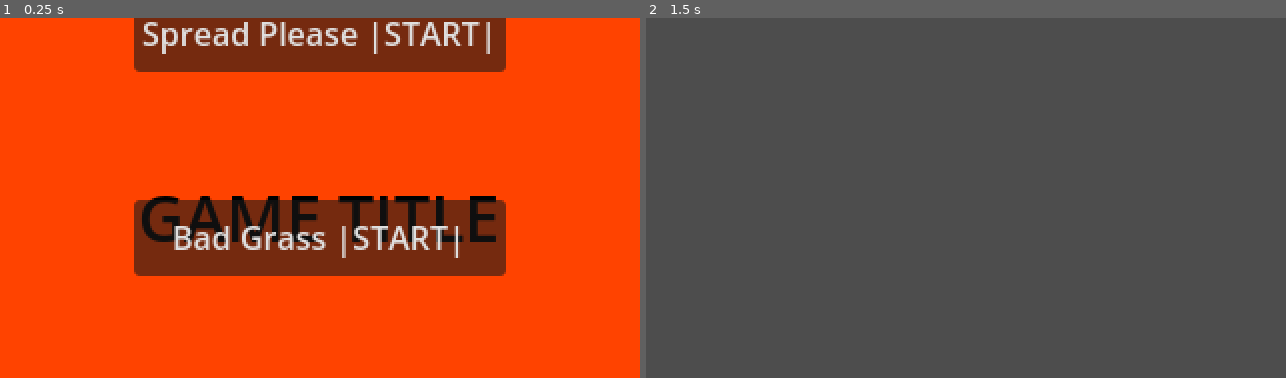
Above: before the commit, frames 1-2 (left to right).
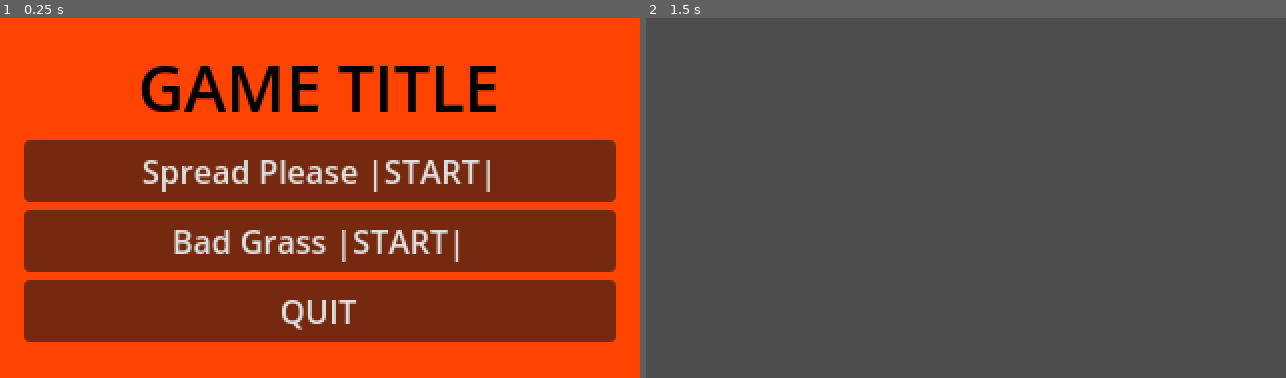
Above: after the commit, the same moments.

Repository: PEMDAS-Studio/GameJam24
Game: Godot game, scene res://main_menu/main_menu.tscn
Two runs of this game, one before a commit and one after it. Both use one fixed random seed, a clock stepped at 60 frames per second and the inputs below.
Inputs:
- Up to frame 1 (0.25 s): no input
- Up to frame 2 (1.5 s): click "Spread Please |START|" at 0.5 s; tap Enter at 1.25 s; hold D (right) from 1.28 s (still down)

The runs differ from the first frame. In frame 1, 54% of the frame differs, in the area x 3-97%, y 0-90%; in frame 2, nothing differs.

Commit message:
Fixed Menu after Viewport size change

Diff:
--- a/gameproj/main_menu/main_menu.gd
+++ b/gameproj/main_menu/main_menu.gd
@@ -1,9 +1,9 @@
 class_name MainMenu
 extends Control
 
-@onready var spread_please_start = $MarginContainer/HBoxContainer/VBoxContainer/Spread_Please_Start as Button
-@onready var bad_grass_start = $MarginContainer/HBoxContainer/VBoxContainer/Bad_Grass_Start as Button
-@onready var exit_button = $MarginContainer/HBoxContainer/VBoxContainer/Exit_Button as Button
+@onready var spread_please_start = $MarginContainer/VBoxContainer/VBoxContainer2/Spread_Please_Start as Button
+@onready var bad_grass_start = $MarginContainer/VBoxContainer/VBoxContainer2/Bad_Grass_Start as Button
+@onready var exit_button = $MarginContainer/VBoxContainer/VBoxContainer2/Exit_Button as Button
 @onready var start_level_one = preload("res://SpreadPlease/spread_please.tscn") as PackedScene
 @onready var start_level_two = preload("res://BadGrass/grassgame.tscn") as PackedScene
 
--- a/gameproj/main_menu/main_menu.tscn
+++ b/gameproj/main_menu/main_menu.tscn
@@ -10,6 +10,7 @@
 offset_bottom = 1.0
 grow_horizontal = 2
 grow_vertical = 2
+size_flags_vertical = 4
 script = ExtResource("1_u4c8m")
 
 [node name="TextureRect" type="ColorRect" parent="."]
@@ -35,47 +36,28 @@
 
 [node name="VBoxContainer" type="VBoxContainer" parent="MarginContainer"]
 layout_mode = 2
-theme_override_constants/separation = 120
-
-[node name="Seperator" type="Control" parent="MarginContainer/VBoxContainer"]
-layout_mode = 2
 
 [node name="Label" type="Label" parent="MarginContainer/VBoxContainer"]
 layout_mode = 2
+size_flags_horizontal = 4
+size_flags_vertical = 0
 theme_override_colors/font_color = Color(0, 0, 0, 1)
 theme_override_font_sizes/font_size = 32
 text = "GAME TITLE"
 horizontal_alignment = 1
 vertical_alignment = 1
 
-[node name="HBoxContainer" type="HBoxContainer" parent="MarginContainer"]
-layout_mode = 2
-alignment = 1
-
-[node name="VBoxContainer" type="VBoxContainer" parent="MarginContainer/HBoxContainer"]
-layout_mode = 2
-theme_override_constants/separation = 32
-alignment = 1
-
-[node name="Seperator 2" type="Control" parent="MarginContainer/HBoxContainer/VBoxContainer"]
+[node name="VBoxContainer2" type="VBoxContainer" parent="MarginContainer/VBoxContainer"]
 layout_mode = 2
 
-[node name="Spread_Please_Start" type="Button" parent="MarginContainer/HBoxContainer/VBoxContainer"]
-custom_minimum_size = Vector2(120, 38)
+[node name="Spread_Please_Start" type="Button" parent="MarginContainer/VBoxContainer/VBoxContainer2"]
 layout_mode = 2
 text = "Spread Please |START|"
 
-[node name="Seperator 3" type="Control" parent="MarginContainer/HBoxContainer/VBoxContainer"]
-layout_mode = 2
-
-[node name="Bad_Grass_Start" type="Button" parent="MarginContainer/HBoxContainer/VBoxContainer"]
-custom_minimum_size = Vector2(120, 38)
+[node name="Bad_Grass_Start" type="Button" parent="MarginContainer/VBoxContainer/VBoxContainer2"]
 layout_mode = 2
 text = "Bad Grass |START|"
 
-[node name="Seperator 4" type="Control" parent="MarginContainer/HBoxContainer/VBoxContainer"]
-layout_mode = 2
-
-[node name="Exit_Button" type="Button" parent="MarginContainer/HBoxContainer/VBoxContainer"]
+[node name="Exit_Button" type="Button" parent="MarginContainer/VBoxContainer/VBoxContainer2"]
 layout_mode = 2
 text = "QUIT"
